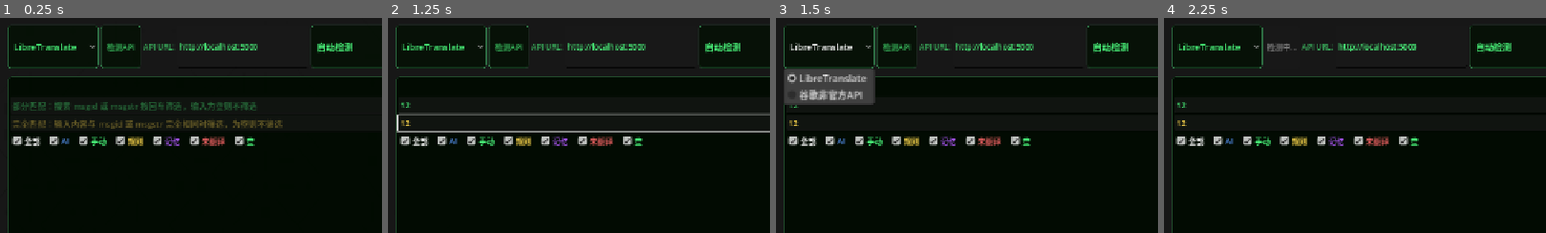
Above: before the commit, frames 1-4 (left to right).
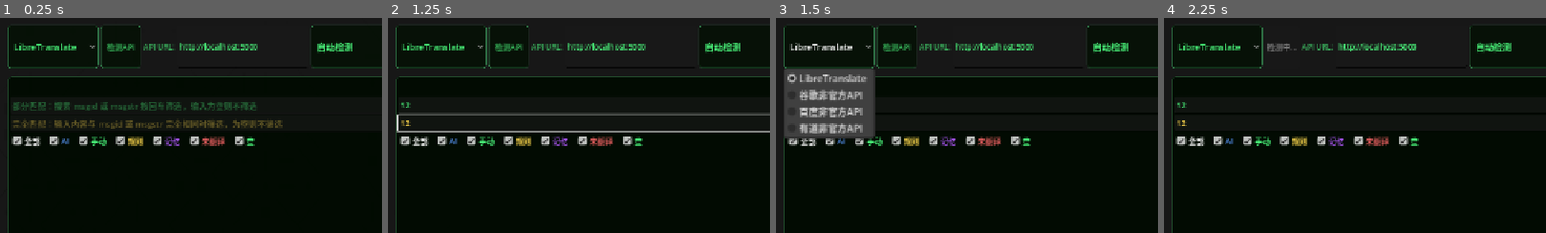
Above: after the commit, the same moments.

Repository: HeroopGames/PoTranslator--byHAN-Godot
Game: Godot game, scene res://Main/Translate/translate.tscn
The game is run twice, just before and just after one commit, with the same random seed, the same clock (stepped at 60 frames per second) and the same inputs. This scene is started directly instead of the project's main scene.
Inputs (mouse positions are % of the whole screen's width and height, from its top left):
- Up to frame 1 (0.25 s): no input
- Up to frame 2 (1.25 s): click (75, 7) at 0.52 s; type "12" at 0.6 s; click (33, 20) at 0.75 s; type "12" at 0.83 s; click (33, 25) at 0.98 s; type "12" at 1.07 s
- Up to frame 3 (1.5 s): click "LibreTranslate" at 1.25 s
- Up to frame 4 (2.25 s): click "检测API" at 2 s
The pictures show only the part of the screen within x 0-50%, y 0-50%; the shares and areas given below are measured in that part.

Frames 1-2 are identical in both runs. In frame 3, 3.8% of the frame differs, in the area x 2-26%, y 39-57%; in frame 4, nothing differs.

Commit message:
单个条目翻译功能做完与加入百度和有道非官方API

Diff:
--- a/Project/po-translator-by-heroop/Main/Translate/PO/blur_bg.gdshader
+++ b/Project/po-translator-by-heroop/Main/Translate/PO/blur_bg.gdshader
@@ -1,5 +1,6 @@
 shader_type canvas_item;
 
+uniform sampler2D SCREEN_TEXTURE : hint_screen_texture, filter_linear_mipmap;
 uniform float blur_radius : hint_range(0.0, 20.0) = 4.0;
 
 void fragment() {
--- a/Project/po-translator-by-heroop/Main/Translate/PO/po_entry.gd
+++ b/Project/po-translator-by-heroop/Main/Translate/PO/po_entry.gd
@@ -8,12 +8,15 @@
 signal entry_hovered(entry_index: int)
 signal entry_unhovered(entry_index: int)
 signal entry_checked(entry_index: int, checked: bool)
+signal entry_translate(entry_index: int)
+signal entry_translate_stop(entry_index: int)
 
 @onready var src_label: RichTextLabel = $Row/SrcLabel
 @onready var src_edit: TextEdit = $Row/SrcEdit
 @onready var dst_label: RichTextLabel = $Row/DstLabel
 @onready var dst_edit: TextEdit = $Row/DstEdit
 @onready var chk_select: CheckBox = $Row/ChkSelect
+@onready var translate_btn: Button = $Row/TranslateBtn
 @onready var blur_bg: ColorRect = $BlurBg
 @onready var backbuffer_copy: BackBufferCopy = $BackBufferCopy
 
@@ -21,6 +24,7 @@
 
 var _entry_index: int = -1
 var _edit_mode: EditMode = EditMode.NONE
+var _is_translating: bool = false
 var original_src: String = ""
 var original_dst: String = ""
 var _source: String = ""  # "manual" | "rule" | "memory" | "ai" | "" = 未翻译
@@ -302,6 +306,7 @@
 	mouse_entered.connect(_on_mouse_entered)
 	mouse_exited.connect(_on_mouse_exited)
 	chk_select.toggled.connect(_on_chk_toggled)
+	translate_btn.pressed.connect(_on_translate_btn_pressed)
 
 func _on_mouse_entered():
 	if _entry_index >= 0:
@@ -314,3 +319,39 @@
 func _on_chk_toggled(checked: bool):
 	if _entry_index >= 0:
 		entry_checked.emit(_entry_index, checked)
+
+func _on_translate_btn_pressed():
+	if _entry_index < 0:
+		return
+	if _is_translating:
+		entry_translate_stop.emit(_entry_index)
+	else:
+		entry_translate.emit(_entry_index)
+
+
+# --------------------- 翻译状态 ---------------------
+
+## 设置“翻译中”状态：msgstr 显示为“翻译中。。。”，按钮变为“停止”
+func set_translating(is_translating: bool):
+	_is_translating = is_translating
+	translate_btn.disabled = false
+	if is_translating:
+		translate_btn.text = "停止"
+		dst_label.text = "翻译中。。。"
+		dst_label.add_theme_color_override("default_color", Color(0.5, 0.75, 1, 1))
+		# 退出编辑态，避免编辑中触发翻译
+		if _edit_mode == EditMode.DST:
+			_switch_to_display()
+	else:
+		translate_btn.text = "翻译"
+
+## 设置“翻译失败”状态：msgstr 显示为“翻译失败”，恢复翻译按钮可用
+func set_translate_failed():
+	_is_translating = false
+	translate_btn.disabled = false
+	translate_btn.text = "翻译"
+	dst_label.text = "翻译失败"
+	dst_label.add_theme_color_override("default_color", Color(1, 0.5, 0.4, 1))
+	# 退出编辑态，避免编辑中触发翻译
+	if _edit_mode == EditMode.DST:
+		_switch_to_display()
--- a/Project/po-translator-by-heroop/Main/Translate/PO/po_entry.tscn
+++ b/Project/po-translator-by-heroop/Main/Translate/PO/po_entry.tscn
@@ -6,6 +6,22 @@
 [sub_resource type="ShaderMaterial" id="ShaderMaterial_blur"]
 shader = ExtResource("2_shader")
 shader_parameter/blur_radius = 4.0
+
+[sub_resource type="StyleBoxFlat" id="StyleBox_translate"]
+content_margin_left = 6.0
+content_margin_top = 2.0
+content_margin_right = 6.0
+content_margin_bottom = 2.0
+bg_color = Color(0, 0.06, 0, 0.5)
+border_width_left = 1
+border_width_top = 1
+border_width_right = 1
+border_width_bottom = 1
+border_color = Color(0.35, 0.6, 1, 0.5)
+corner_radius_top_left = 3
+corner_radius_top_right = 3
+corner_radius_bottom_right = 3
+corner_radius_bottom_left = 3
 
 [node name="PoEntry" type="Control" unique_id=857691927]
 layout_mode = 3
@@ -38,6 +54,20 @@
 grow_horizontal = 2
 grow_vertical = 2
 theme_override_constants/separation = 10
+
+[node name="TranslateBtn" type="Button" parent="Row" unique_id=247320794]
+custom_minimum_size = Vector2(40, 0)
+layout_mode = 2
+size_flags_vertical = 1
+theme_override_colors/font_color = Color(0.35, 0.6, 1, 0.9)
+theme_override_colors/font_hover_color = Color(0.5, 1, 0.7, 1)
+theme_override_colors/font_pressed_color = Color(0.5, 1, 0.7, 1)
+theme_override_font_sizes/font_size = 12
+theme_override_styles/normal = SubResource("StyleBox_translate")
+theme_override_styles/hover = SubResource("StyleBox_translate")
+theme_override_styles/pressed = SubResource("StyleBox_translate")
+text = "翻译"
+tooltip_text = "翻译此条目"
 
 [node name="SrcLabel" type="RichTextLabel" parent="Row" unique_id=247320792]
 layout_mode = 2
--- a/Project/po-translator-by-heroop/Main/Translate/python_http_bridge.gd
+++ b/Project/po-translator-by-heroop/Main/Translate/python_http_bridge.gd
@@ -81,6 +81,56 @@
 except Exception as e:
     print(json.dumps({"available": false, "message": str(e)}))
 """
+	elif api_type == "baidu":
+		check_script = """
+import json, sys, urllib.request, ssl
+ctx = ssl.create_default_context()
+url = "https://fanyi.baidu.com/transapi"
+payload = urllib.parse.urlencode({"query": "test", "from": "en", "to": "zh"}).encode("utf-8")
+hdr = {"User-Agent": "Mozilla/5.0", "Referer": "https://fanyi.baidu.com/"}
+try:
+    req = urllib.request.Request(url, data=payload, headers=hdr, method="POST")
+    r = urllib.request.urlopen(req, timeout=8, context=ctx)
+    body = r.read().decode(errors="replace")
+    data = json.loads(body)
+    ok = isinstance(data, dict) and "data" in data and len(data.get("data", [])) > 0
+    print(json.dumps({"available": ok, "message": "API OK" if ok else "bad response"}))
+except Exception as e:
+    print(json.dumps({"available": false, "message": str(e)}))
+"""
+	elif api_type == "youdao":
+		check_script = """
+import json, sys, urllib.request, ssl, hashlib, time
+ctx = ssl.create_default_context()
+t = str(int(time.time() * 1000))
+salt = t
+sign = hashlib.md5(("fanyideskweb" + t + salt + "Ygy_4c=r#e#4AX^@u").encode("utf-8")).hexdigest()
+form_data = urllib.parse.urlencode({
+    "i": "test",
+    "from": "en",
+    "to": "zh-CHS",
+    "smartresult": "dict",
+    "client": "fanyideskweb",
+    "salt": salt,
+    "sign": sign,
+    "lts": t,
+    "bv": hashlib.md5("5.0 (Windows)".encode("utf-8")).hexdigest(),
+    "doctype": "json",
+    "version": "2.1",
+    "keyfrom": "fanyi.web",
+    "action": "FY_BY_REALTlME",
+}).encode("utf-8")
+hdr = {"User-Agent": "Mozilla/5.0", "Referer": "https://fanyi.youdao.com/", "Content-Type": "application/x-www-form-urlencoded; charset=UTF-8"}
+try:
+    req = urllib.request.Request("https://fanyi.youdao.com/translate?smartresult=dict&smartresult=rule", data=form_data, headers=hdr, method="POST")
+    r = urllib.request.urlopen(req, timeout=8, context=ctx)
+    body = r.read().decode(errors="replace")
+    data = json.loads(body)
+    ok = isinstance(data, dict) and "translateResult" in data and len(data.get("translateResult", [])) > 0
+    print(json.dumps({"available": ok, "message": "API OK" if ok else "bad response"}))
+except Exception as e:
+    print(json.dumps({"available": false, "message": str(e)}))
+"""
 	else:
 		check_script = """
 import json, sys, urllib.request, ssl
@@ -88,7 +138,7 @@
 ctx = ssl.create_default_context()
 hdr = {"User-Agent": "Mozilla/5.0"}
 try:
-    r = urllib.request.urlopen(urllib.request.Request(url, headers=hdr), timeout=10, context=ctx)
+    r = urllib.request.urlopen(urllib.request.Request(url, headers=hdr), timeout=8, context=ctx)
     body = r.read().decode(errors="replace")
     data = json.loads(body)
     ok = isinstance(data, list) and len(data) > 0
@@ -112,6 +162,138 @@
 	if p is Dictionary:
 		return {"available": p.get("available", false), "message": str(p.get("message", ""))}
 	return {"available": false, "message": "解析失败"}
+
+
+# ======== 单条翻译 ========
+
+## 后台线程入口：结果写入调用方传入的 result_holder，避免并发任务互相覆盖
+static func translate_single(text: String, src_lang: String, target_lang: String, api_type: String, api_url: String, result_holder: Dictionary):
+	var r := _do_translate_single(text, src_lang, target_lang, api_type, api_url)
+	result_holder["ok"] = r.get("ok", false)
+	result_holder["text"] = r.get("text", "")
+	result_holder["message"] = r.get("message", "")
+
+static func _do_translate_single(text: String, src_lang: String, target_lang: String, api_type: String, api_url: String) -> Dictionary:
+	var cmd := _find_python()
+	if cmd.is_empty():
+		return {"ok": false, "text": "", "message": "Python 不可用"}
+
+	var script := """
+import json, sys, base64, urllib.request, urllib.parse, ssl, re, hashlib, time
+text = base64.b64decode(sys.argv[1]).decode("utf-8")
+src_lang = sys.argv[2]
+target_lang = sys.argv[3]
+api_type = sys.argv[4]
+api_url = sys.argv[5] if len(sys.argv) > 5 else ""
+ctx = ssl.create_default_context()
+def conv(code):
+    m = {"zh-CN": "zh-Hans", "zh-TW": "zh-Hant", "auto": "auto"}
+    return m.get(code, code)
+def conv_baidu(code):
+    m = {"zh-CN": "zh", "zh-TW": "cht", "auto": "auto", "ja": "jp", "ko": "kor", "fr": "fra", "de": "de", "es": "spa", "pt": "pt", "ru": "ru", "ar": "ara", "th": "th", "vi": "vie", "id": "id", "it": "it", "nl": "nl", "pl": "pl", "tr": "tr", "uk": "ukr", "he": "heb"}
+    return m.get(code, code)
+def conv_youdao(code):
+    m = {"zh-CN": "zh-CHS", "zh-TW": "zh-CHT", "auto": "auto", "ja": "ja", "ko": "ko", "fr": "fr", "de": "de", "es": "es", "pt": "pt", "ru": "ru", "ar": "ar", "th": "th", "vi": "vi", "id": "id", "it": "it", "nl": "nl", "pl": "pl", "tr": "tr", "uk": "uk", "he": "he"}
+    return m.get(code, code)
+try:
+    if api_type == "libretranslate":
+        base = api_url.rstrip("/") if api_url else "http://localhost:5000"
+        url = base + "/translate"
+        payload = json.dumps({"q": text, "source": conv(src_lang), "target": conv(target_lang), "format": "text"}).encode("utf-8")
+        hdr = {"User-Agent": "Mozilla/5.0", "Content-Type": "application/json"}
+        req = urllib.request.Request(url, data=payload, headers=hdr, method="POST")
+        r = urllib.request.urlopen(req, timeout=8, context=ctx)
+        data = json.loads(r.read().decode(errors="replace"))
+        if isinstance(data, dict) and "translatedText" in data:
+            print(json.dumps({"ok": True, "text": data["translatedText"]}))
+        else:
+            print(json.dumps({"ok": False, "text": "", "message": "bad response"}))
+    elif api_type == "baidu":
+        payload = urllib.parse.urlencode({
+            "query": text,
+            "from": conv_baidu(src_lang),
+            "to": conv_baidu(target_lang),
+        }).encode("utf-8")
+        hdr = {"User-Agent": "Mozilla/5.0", "Referer": "https://fanyi.baidu.com/"}
+        r = urllib.request.urlopen(urllib.request.Request("https://fanyi.baidu.com/transapi", data=payload, headers=hdr), timeout=8, context=ctx)
+        data = json.loads(r.read().decode(errors="replace"))
+        result = ""
+        if isinstance(data, dict) and "data" in data:
+            for item in data["data"]:
+                if isinstance(item, dict) and "dst" in item:
+                    result += item["dst"]
+        if result:
+            print(json.dumps({"ok": True, "text": result}))
+        else:
+            print(json.dumps({"ok": False, "text": "", "message": "bad response"}))
+    elif api_type == "youdao":
+        t = str(int(time.time() * 1000))
+        salt = t
+        sign = hashlib.md5(("fanyideskweb" + t + salt + "Ygy_4c=r#e#4AX^@u").encode("utf-8")).hexdigest()
+        form_data = urllib.parse.urlencode({
+            "i": text,
+            "from": conv_youdao(src_lang),
+            "to": conv_youdao(target_lang),
+            "smartresult": "dict",
+            "client": "fanyideskweb",
+            "salt": salt,
+            "sign": sign,
+            "lts": t,
+            "bv": hashlib.md5("5.0 (Windows)".encode("utf-8")).hexdigest(),
+            "doctype": "json",
+            "version": "2.1",
+            "keyfrom": "fanyi.web",
+            "action": "FY_BY_REALTlME",
+        }).encode("utf-8")
+        hdr = {"User-Agent": "Mozilla/5.0", "Referer": "https://fanyi.youdao.com/", "Content-Type": "application/x-www-form-urlencoded; charset=UTF-8"}
+        r = urllib.request.urlopen(urllib.request.Request("https://fanyi.youdao.com/translate?smartresult=dict&smartresult=rule", data=form_data, headers=hdr), timeout=8, context=ctx)
+        data = json.loads(r.read().decode(errors="replace"))
+        result = ""
+        if isinstance(data, dict) and "translateResult" in data and len(data["translateResult"]) > 0:
+            for seg in data["translateResult"][0]:
+                if isinstance(seg, dict) and "tgt" in seg:
+                    result += seg["tgt"]
+        if result:
+            print(json.dumps({"ok": True, "text": result}))
+        else:
+            print(json.dumps({"ok": False, "text": "", "message": "bad response"}))
+    else:
+        url = "https://translate.googleapis.com/translate_a/single?client=gtx&dt=t&sl=%s&tl=%s&q=%s" % (
+            urllib.parse.quote(src_lang), urllib.parse.quote(target_lang), urllib.parse.quote(text.encode("utf-8"))
+        )
+        hdr = {"User-Agent": "Mozilla/5.0"}
+        r = urllib.request.urlopen(urllib.request.Request(url, headers=hdr), timeout=8, context=ctx)
+        body = r.read().decode(errors="replace")
+        data = json.loads(body)
+        if isinstance(data, list) and len(data) > 0 and isinstance(data[0], list):
+            parts = []
+            for seg in data[0]:
+                if isinstance(seg, list) and len(seg) > 0:
+                    parts.append(str(seg[0]))
+            print(json.dumps({"ok": True, "text": "".join(parts)}))
+        else:
+            print(json.dumps({"ok": False, "text": "", "message": "bad response"}))
+except Exception as e:
+    print(json.dumps({"ok": False, "text": "", "message": str(e)}))
+"""
+
+	var tmp_py := OS.get_user_data_dir().path_join("_po_translate_single.py")
+	var f := FileAccess.open(tmp_py, FileAccess.WRITE)
+	if f == null:
+		return {"ok": false, "text": "", "message": "无法写入脚本"}
+	f.store_string(script)
+	f.close()
+
+	var out: Array = []
+	var b64 := Marshalls.utf8_to_base64(text)
+	var ec := OS.execute(cmd, [tmp_py, b64, src_lang, target_lang, api_type, api_url], out, true)
+	DirAccess.remove_absolute(tmp_py)
+	if ec != 0 or out.is_empty():
+		return {"ok": false, "text": "", "message": "请求失败"}
+	var p = JSON.parse_string(out[0])
+	if p is Dictionary:
+		return {"ok": bool(p.get("ok", false)), "text": str(p.get("text", "")), "message": str(p.get("message", ""))}
+	return {"ok": false, "text": "", "message": "解析失败"}
 
 
 # ======== 全流程翻译（纯执行器） ========
--- a/Project/po-translator-by-heroop/Main/Translate/translate.gd
+++ b/Project/po-translator-by-heroop/Main/Translate/translate.gd
@@ -43,6 +43,15 @@
 
 # — 复选框选中状态（key=条目索引）
 var _checked_entries: Dictionary = {}
+
+# — 单条翻译状态 —
+var _single_translate_queue: Array[int] = []
+var _single_translate_current: int = -1
+var _translating_entries: Dictionary = {}  # key=条目索引，正在翻译中
+var _failed_entries: Dictionary = {}       # key=条目索引，翻译失败
+var _single_translate_task_id: int = -1
+var _single_translate_timer: Timer = null
+var _single_translate_result_holder: Dictionary = {}
 
 # — 虚拟列表状态
 var _entry_heights: Array[float] = []
@@ -622,6 +631,12 @@
 	_filtered_indices.clear()
 	_filter_active = false
 	_checked_entries.clear()
+	# 清空单条翻译状态（避免跨文件错写）
+	_single_translate_queue.clear()
+	_single_translate_current = -1
+	_translating_entries.clear()
+	_failed_entries.clear()
+	_kill_single_translate_timer()
 	search_edit.text = ""
 	exact_search_edit.text = ""
 	replace_btn.disabled = true
@@ -692,6 +707,10 @@
 		e.entry_unhovered.disconnect(_on_entry_unhovered)
 	if e.entry_checked.is_connected(_on_entry_checked):
 		e.entry_checked.disconnect(_on_entry_checked)
+	if e.entry_translate.is_connected(_on_entry_translate):
+		e.entry_translate.disconnect(_on_entry_translate)
+	if e.entry_translate_stop.is_connected(_on_entry_translate_stop):
+		e.entry_translate_stop.disconnect(_on_entry_translate_stop)
 	_hidden_pool.append(e)
 	while _hidden_pool.size() > MAX_HIDDEN_POOL:
 		var x: PoEntry = _hidden_pool.pop_front()
@@ -744,6 +763,10 @@
 			e.entry_unhovered.connect(_on_entry_unhovered)
 		if not e.entry_checked.is_connected(_on_entry_checked):
 			e.entry_checked.connect(_on_entry_checked)
+		if not e.entry_translate.is_connected(_on_entry_translate):
+			e.entry_translate.connect(_on_entry_translate)
+		if not e.entry_translate_stop.is_connected(_on_entry_translate_stop):
+			e.entry_translate_stop.connect(_on_entry_translate_stop)
 		_fill_entry(e, _current_file_name, idx)
 		e.set_entry(
 			_get_entry_msgid(_current_file_name, idx),
@@ -756,6 +779,13 @@
 		e.set_checked(_checked_entries.get(idx, false))
 		# 应用搜索高亮
 		e.apply_search_highlight(_search_text)
+		# 设置翻译状态（翻译中/翻译失败覆盖显示，正常状态仅恢复按钮）
+		if _translating_entries.has(idx):
+			e.set_translating(true)
+		elif _failed_entries.has(idx):
+			e.set_translate_failed()
+		else:
+			e.set_translating(false)
 		e.position.y = _entry_y[row_i]
 		e.size.x = po_list_container.size.x
 
@@ -1018,6 +1048,8 @@
 	api_option.clear()
 	api_option.add_item("LibreTranslate", 0)
 	api_option.add_item("谷歌非官方API", 1)
+	api_option.add_item("百度非官方API", 2)
+	api_option.add_item("有道非官方API", 3)
 	api_option.selected = 0
 
 func _setup_lang_options():
@@ -1119,8 +1151,14 @@
 		api_url = api_url_edit.text.strip_edges()
 		if api_url.is_empty():
 			api_url = "http://localhost:5000"
+	elif api_idx == 1:
+		api_type = "google"
+		api_url = ""
+	elif api_idx == 2:
+		api_type = "baidu"
+		api_url = ""
 	else:
-		api_type = "google"
+		api_type = "youdao"
 		api_url = ""
 
 	# 在主线程复制 Python 脚本到临时路径（FileAccess 在 WorkerThread 中不可靠）
@@ -1291,6 +1329,17 @@
 func _on_api_option_selected(_index: int) -> void:
 	_api_available = false
 	translate_btn.disabled = true
+	# 清空单条翻译状态，恢复条目翻译按钮可用
+	_single_translate_queue.clear()
+	_single_translate_current = -1
+	_translating_entries.clear()
+	_failed_entries.clear()
+	_kill_single_translate_timer()
+	_first_drawn = -1
+	_last_drawn = -1
+	_move_visible_to_hidden_pool()
+	_entry_pool.clear()
+	_do_refresh_visible_rows()
 	_update_api_url_visibility()
 	_check_current_api()
 
@@ -1456,3 +1505,133 @@
 		_refresh_filter_counts()
 	else:
 		_show_toast("选中条目中未找到匹配文本")
+
+
+# --------------------- 单条翻译 ---------------------
+
+## 用户点击某条目的“翻译”按钮
+func _on_entry_translate(entry_index: int):
+	if entry_index < 0 or _translating:
+		return
+	if _translating_entries.has(entry_index):
+		return
+	# 入队即标记“翻译中”，按钮显示“停止”
+	_translating_entries[entry_index] = true
+	_failed_entries.erase(entry_index)
+	_single_translate_queue.append(entry_index)
+	_first_drawn = -1
+	_last_drawn = -1
+	_move_visible_to_hidden_pool()
+	_entry_pool.clear()
+	_do_refresh_visible_rows()
+	_start_next_single_translate()
+
+## 用户点击翻译中条目的“停止”按钮
+func _on_entry_translate_stop(entry_index: int):
+	# 仅停止被点击的条目，不影响其他排队/在途条目
+	_single_translate_queue.erase(entry_index)
+	_translating_entries.erase(entry_index)
+	if _single_translate_current == entry_index:
+		_single_translate_current = -1
+		_kill_single_translate_timer()
+		_show_toast("已停止翻译")
+	# 刷新显示
+	_first_drawn = -1
+	_last_drawn = -1
+	_move_visible_to_hidden_pool()
+	_entry_pool.clear()
+	_do_refresh_visible_rows()
+	# 若停止的是在途条目，继续处理队列中的下一条
+	_start_next_single_translate()
+
+## 从队列中取下一个待翻译条目并发起后台翻译
+func _start_next_single_translate():
+	if _single_translate_current != -1:
+		return  # 当前已有翻译在途
+	if _single_translate_queue.is_empty():
+		return
+	var idx: int = _single_translate_queue.pop_front()
+	_single_translate_current = idx
+
+	var mid: String = _get_entry_msgid(_current_file_name, idx)
+	if mid.is_empty():
+		_finish_single_translate(idx, "")
+		return
+
+	var src_lang: String = _lang_list[src_lang_option.selected]["code"]
+	var target_lang: String = _lang_list[target_lang_option.selected]["code"]
+
+	var api_type: String = "google"
+	var api_url: String = ""
+	if api_option.selected == 0:
+		api_type = "libretranslate"
+		api_url = api_url_edit.text.strip_edges()
+		if api_url.is_empty():
+			api_url = "http://localhost:5000"
+
+	_single_translate_result_holder = {}
+	_single_translate_task_id = WorkerThreadPool.add_task(
+		PythonBridge.translate_single.bind(mid, src_lang, target_lang, api_type, api_url, _single_translate_result_holder)
+	)
+
+	_single_translate_timer = Timer.new()
+	_single_translate_timer.one_shot = false
+	_single_translate_timer.wait_time = 0.3
+	_single_translate_timer.timeout.connect(_poll_single_translate)
+	add_child(_single_translate_timer)
+	_single_translate_timer.start()
+
+## 轮询单条翻译结果
+func _poll_single_translate():
+	if not WorkerThreadPool.is_task_completed(_single_translate_task_id):
+		return
+	_kill_single_translate_timer()
+	var idx: int = _single_translate_current
+	if idx < 0:
+		return
+	var translated := ""
+	if _single_translate_result_holder.get("ok", false):
+		translated = str(_single_translate_result_holder.get("text", ""))
+	_finish_single_translate(idx, translated)
+
+func _kill_single_translate_timer():
+	if _single_translate_timer:
+		_single_translate_timer.stop()
+		_single_translate_timer.queue_free()
+		_single_translate_timer = null
+
+## 结束单条翻译：写入结果、保存、继续处理队列
+func _finish_single_translate(idx: int, translated_text: String):
+	_translating_entries.erase(idx)
+	if _single_translate_current == idx:
+		_single_translate_current = -1
+
+	if translated_text != "" and _current_file_name != "":
+		_failed_entries.erase(idx)
+		var data: Dictionary = _po_data.get(_current_file_name, {})
+		var msgstrs: PackedStringArray = data.get("msgstrs", PackedStringArray())
+		var msgids: PackedStringArray = data.get("msgids", PackedStringArray())
+		if idx < msgstrs.size():
+			msgstrs[idx] = translated_text
+			_translation_source[idx] = "ai"
+			if _translation_memory != null and idx < msgids.size():
+				_translation_memory.record(msgids[idx], translated_text)
+				_memory_dirty = true
+			_mark_dirty(idx, "msgstr")
+			_dirty_files[_current_file_name] = true
+			_flush_save()
+		_show_toast("已翻译: %s" % (translated_text.left(30)))
+	else:
+		_failed_entries[idx] = true
+		_show_toast("翻译失败，请检查网络或 API 设置")
+
+	# 刷新显示
+	_first_drawn = -1
+	_last_drawn = -1
+	_move_visible_to_hidden_pool()
+	_entry_pool.clear()
+	_do_refresh_visible_rows()
+	_refresh_filter_counts()
+
+	# 处理队列中的下一条
+	_start_next_single_translate()
--- a/Project/po-translator-by-heroop/Main/Translate/translate.tscn
+++ b/Project/po-translator-by-heroop/Main/Translate/translate.tscn
@@ -88,6 +88,7 @@
 layout_mode = 1
 
 [node name="HttpRequest" type="HTTPRequest" parent="." unique_id=1928374650]
+timeout = 15.0
 
 [node name="TopBar" type="HBoxContainer" parent="." unique_id=1864710782]
 layout_mode = 1
Not shown, changed: Project/po-translator-by-heroop/Main/Translate/translate_full.py.txt
Not shown, changed: Project/po-translator-by-heroop/export_presets.cfg
